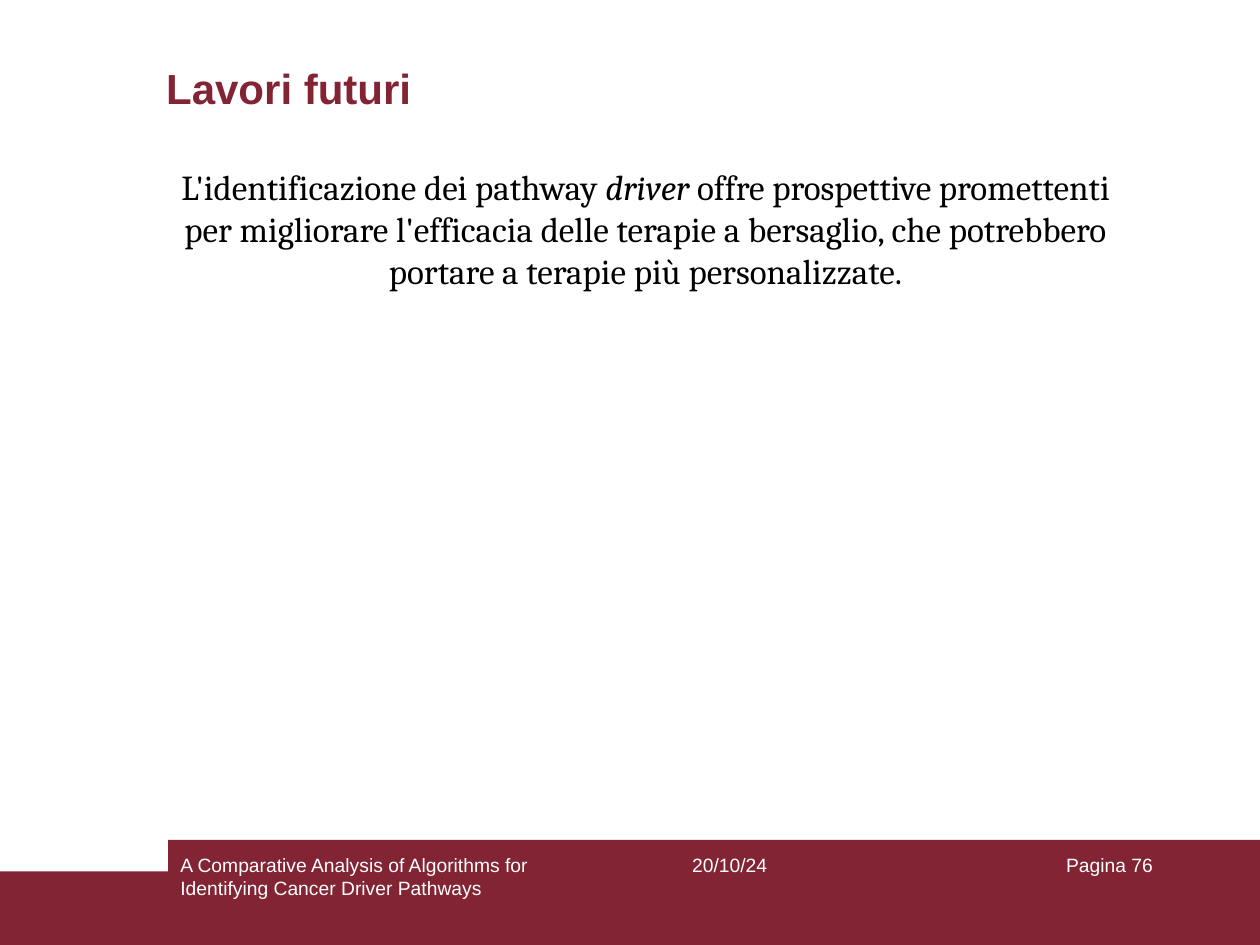
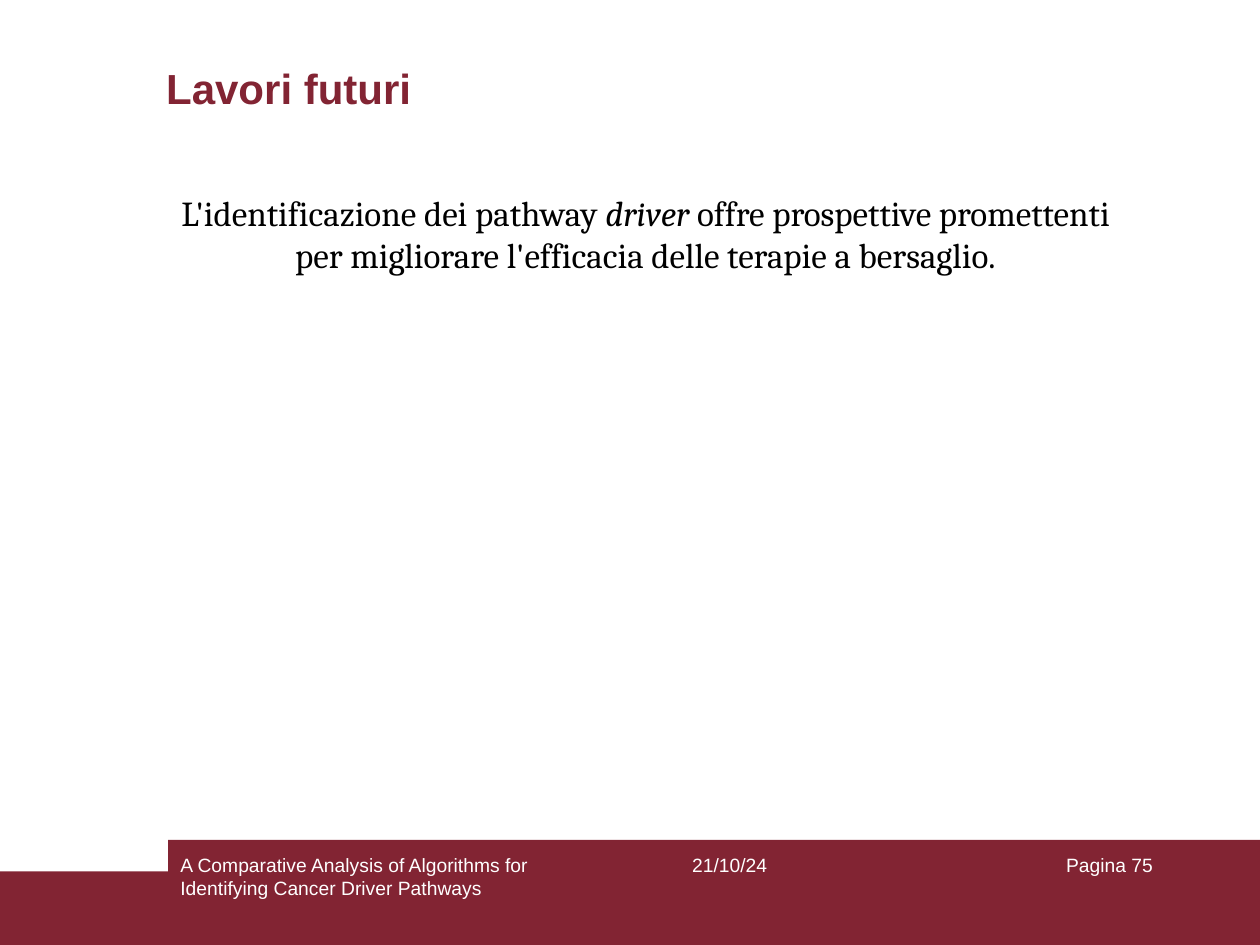
Before and after one commit to aflaag/bsc-thesis, a slide deck: slide 75 of presentation/slides.odp (slide 76 before the commit). Drawn at 1260x945 pixels with LibreOffice and Linux fonts; fonts in the diff are those of the drawing. Boxes give left, top, right and bottom in pixels: in the first picture for what was removed or moved away, otherwise in the second. Text is boxed around its words. In the diff, an @@ line names an element or a change of style, - is before the commit and + after.

```diff
--- a/presentation/slides.odp
+++ b/presentation/slides.odp
@@ text at (181, 201, 1110, 276): text changed @@
-L'identificazione dei pathway driver offre prospettive promettenti per migliorare l'efficacia delle terapie a bersaglio, che potrebbero portare a terapie più personalizzate.
+L'identificazione dei pathway driver offre prospettive promettenti per migliorare l'efficacia delle terapie a bersaglio.
@@ text at (692, 858, 767, 873): text changed @@
-20/10/24
+21/10/24
@@ page number at (1066, 858, 1152, 876): text changed @@
-Pagina 76
+Pagina 75
```
Also in this commit, not shown: 75 other slides changed, 1 slide removed, 6 other files.
